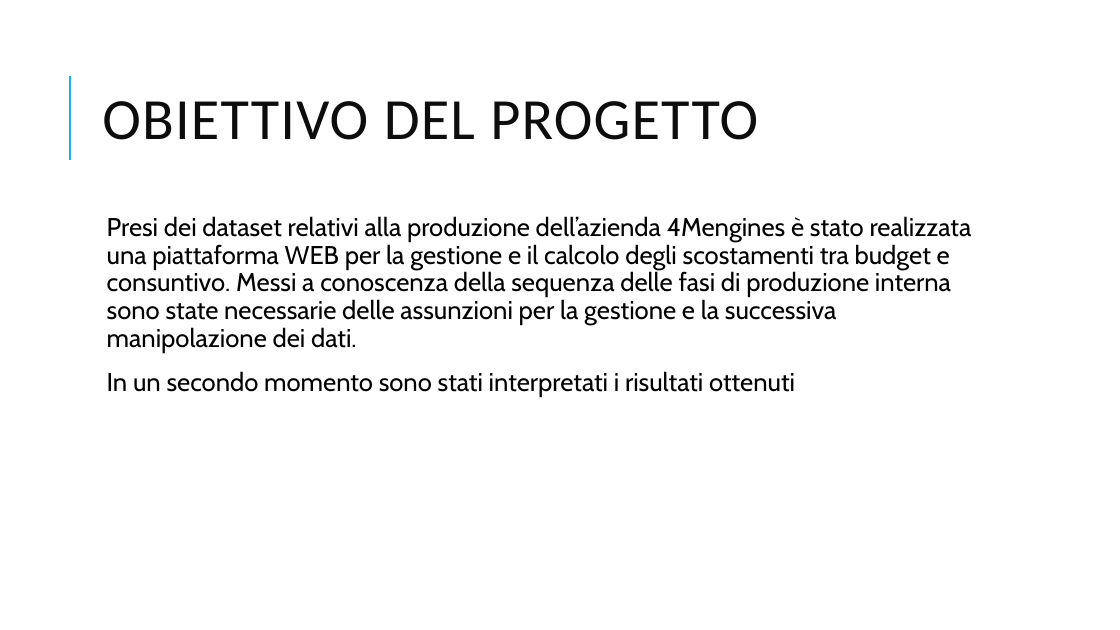
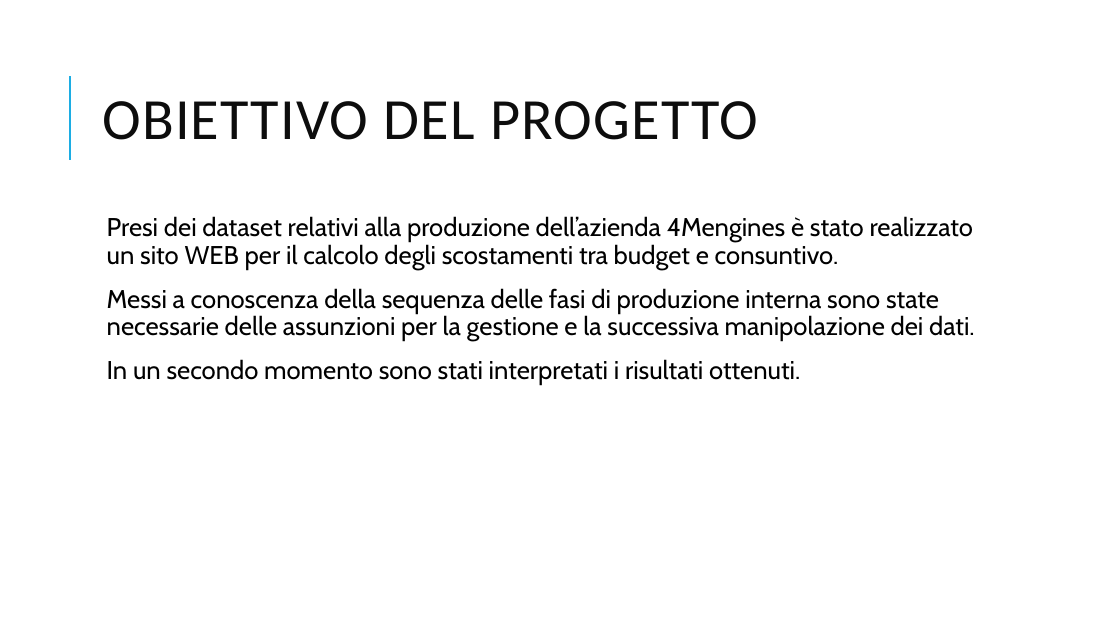
Before and after one commit to VinciGit00/SCGProject, a slide deck: slide 2 of Document/PresentazioneProgetto.pptx. Drawn at 1120x630 pixels with LibreOffice and Linux fonts; fonts in the diff are those of the drawing. Boxes give left, top, right and bottom in pixels: in the first picture for what was removed or moved away, otherwise in the second. Text is boxed around its words. In the diff, an @@ line names an element or a change of style, - is before the commit and + after.

```diff
--- a/Document/PresentazioneProgetto.pptx
+++ b/Document/PresentazioneProgetto.pptx
@@ text at (107,216,975,385): text changed @@
-  Presi dei dataset relativi alla produzione dell’azienda 4Mengines è stato realizzata una piattaforma WEB per la gestione e il calcolo degli scostamenti tra budget e consuntivo. Messi a conoscenza della sequenza delle fasi di produzione interna sono state necessarie delle assunzioni per la gestione e la successiva manipolazione dei dati.
-  In un secondo momento sono stati interpretati i risultati ottenuti
+  Presi dei dataset relativi alla produzione dell’azienda 4Mengines è stato realizzato un sito WEB per il calcolo degli scostamenti tra budget e consuntivo.
+  Messi a conoscenza della sequenza delle fasi di produzione interna sono state necessarie delle assunzioni per la gestione e la successiva manipolazione dei dati.
+  In un secondo momento sono stati interpretati i risultati ottenuti.
```
Also in this commit, not shown: 11 other slides changed, 7 slides added, 8 slides removed, 6 other files.
